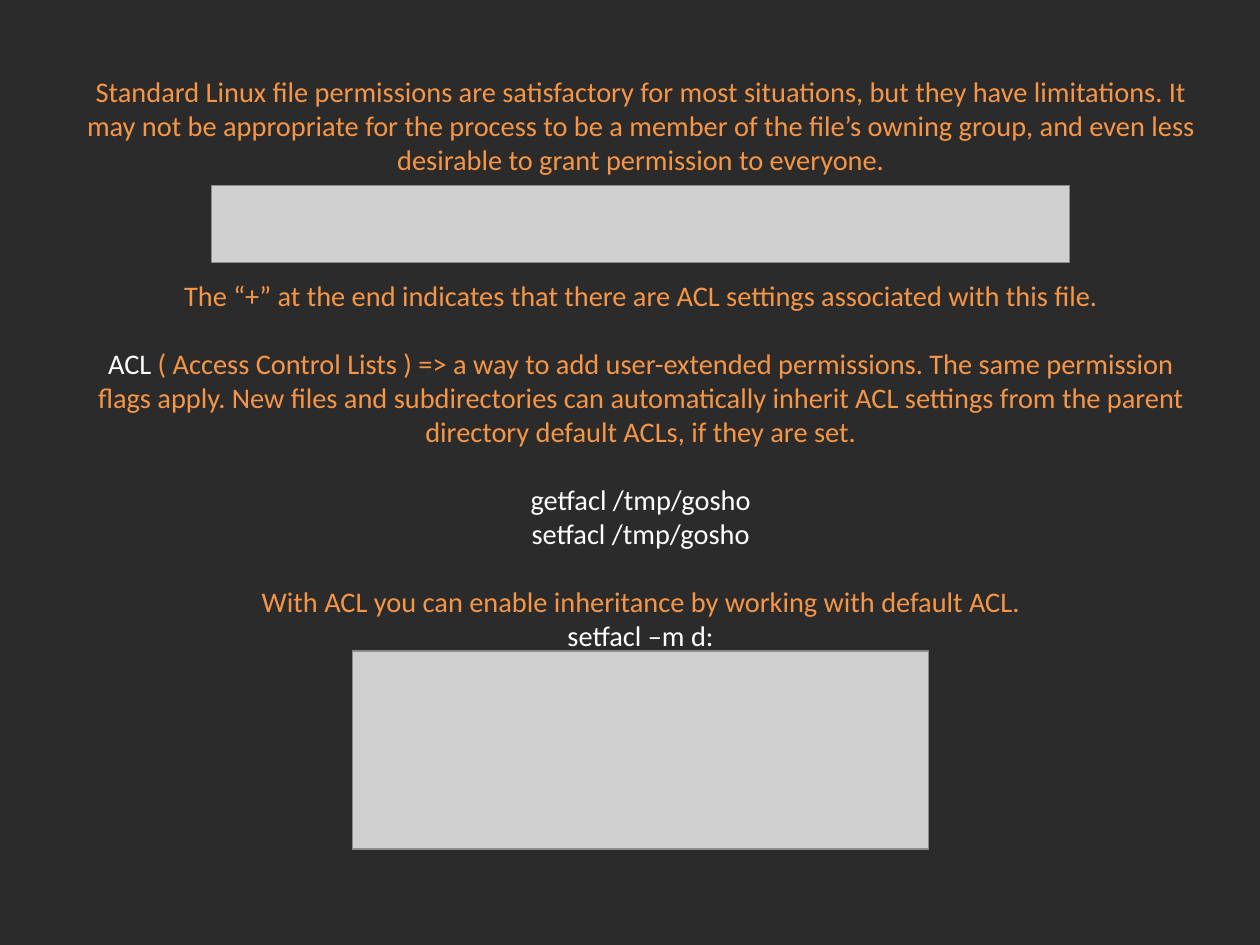
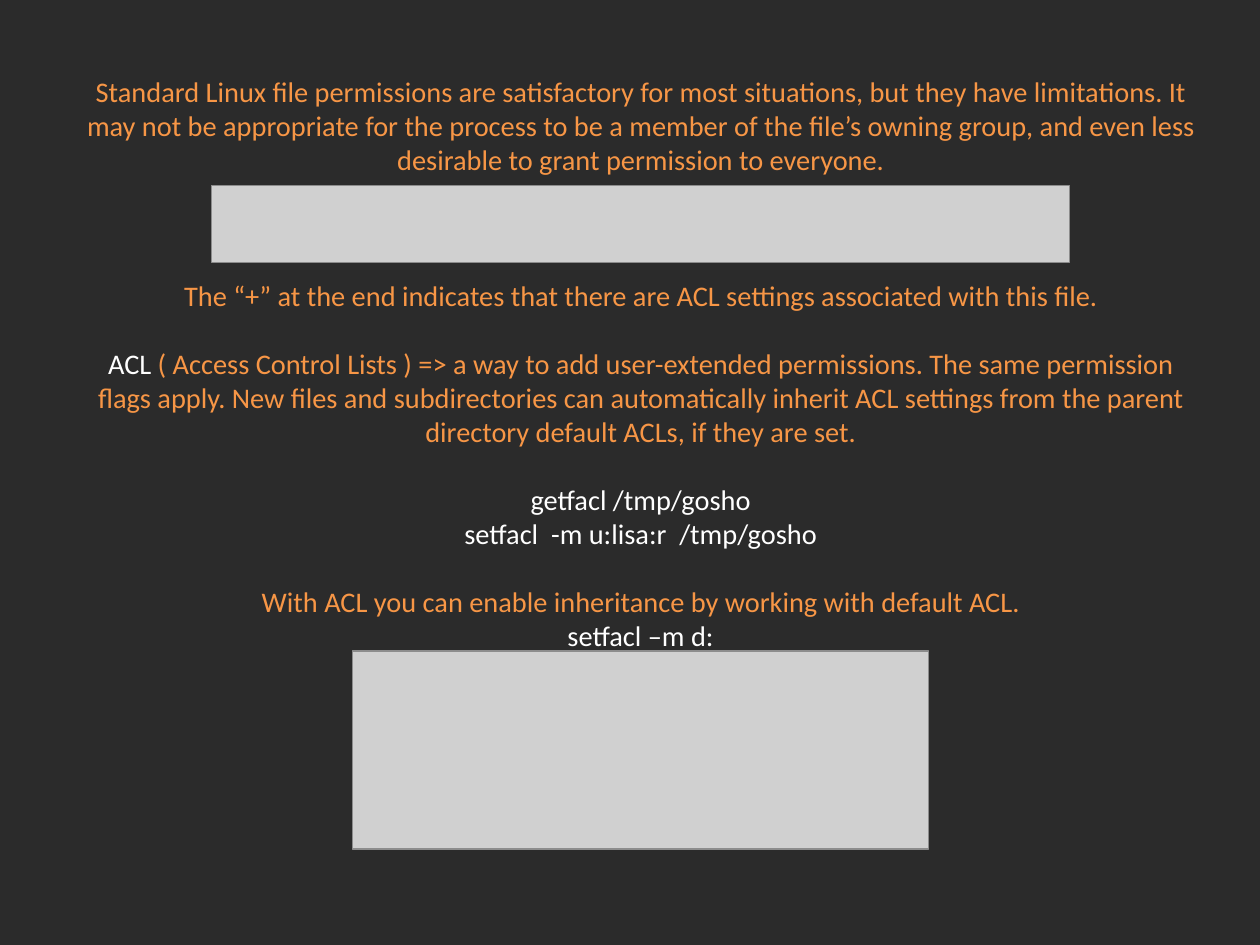
Before and after one commit to Academy-Soft-Intellect/Linux-Course, a slide deck: slide 8 of 05.Permissions/05-PermissionsAndAccessControlLists.pptx. Drawn at 1260x945 pixels with LibreOffice and Linux fonts; fonts in the diff are those of the drawing; grey boxes stand for pictures; background and template pictures are left out; a plain dark background stands for a picture behind light text. Boxes give left, top, right and bottom in pixels: in the first picture for what was removed or moved away, otherwise in the second. Text is boxed around its words. In the diff, an @@ line names an element or a change of style, - is before the commit and + after.

Commit message:
ACL

```diff
--- a/05.Permissions/05-PermissionsAndAccessControlLists.pptx
+++ b/05.Permissions/05-PermissionsAndAccessControlLists.pptx
@@ title at [87,82,1194,654]: text changed @@
-Standard Linux file permissions are satisfactory for most situations, but they have limitations. It may not be appropriate for the process to be a member of the file’s owning group, and even less desirable to grant permission to everyone.
-The “+” at the end indicates that there are ACL settings associated with this file.
-ACL ( Access Control Lists ) => a way to add user-extended permissions. The same permission flags apply. New files and subdirectories can automatically inherit ACL settings from the parent directory default ACLs, if they are set.
-getfacl /tmp/gosho
-setfacl /tmp/gosho
-With ACL you can enable inheritance by working with default ACL.
-setfacl –m d:
-.
+Standard Linux file permissions are satisfactory for most situations, but they have limitations. It may not be appropriate for the process to be a member of the file’s owning group, and even less desirable to grant permission to everyone.
+The “+” at the end indicates that there are ACL settings associated with this file.
+ACL ( Access Control Lists ) => a way to add user-extended permissions. The same permission flags apply. New files and subdirectories can automatically inherit ACL settings from the parent directory default ACLs, if they are set.
+getfacl /tmp/gosho
+setfacl -m u:lisa:r /tmp/gosho
+With ACL you can enable inheritance by working with default ACL.
+setfacl –m d:
+.
```
